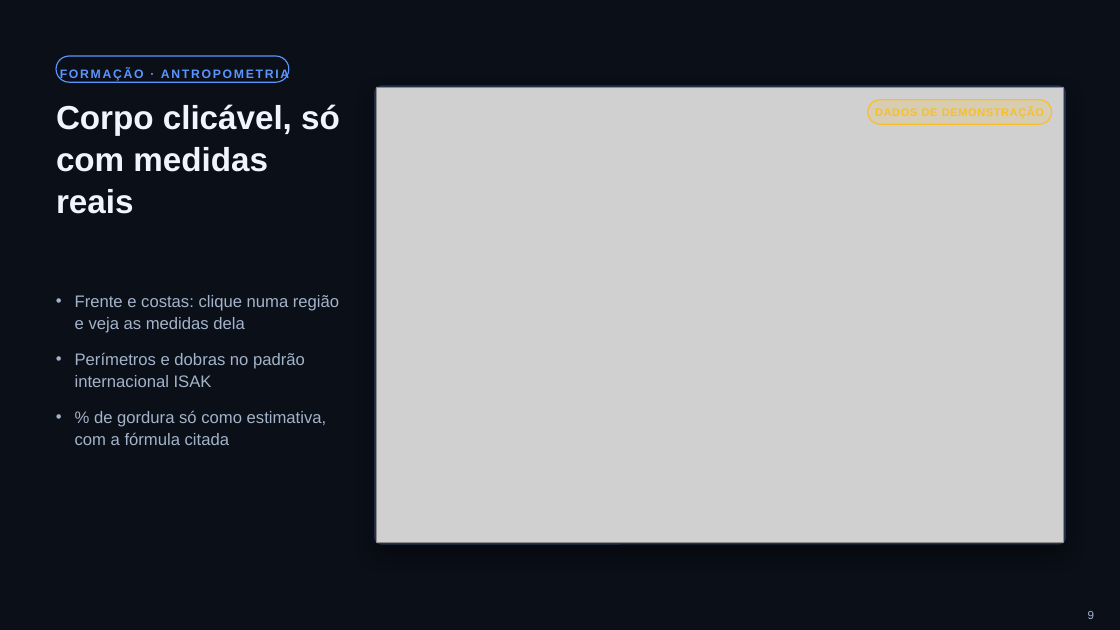
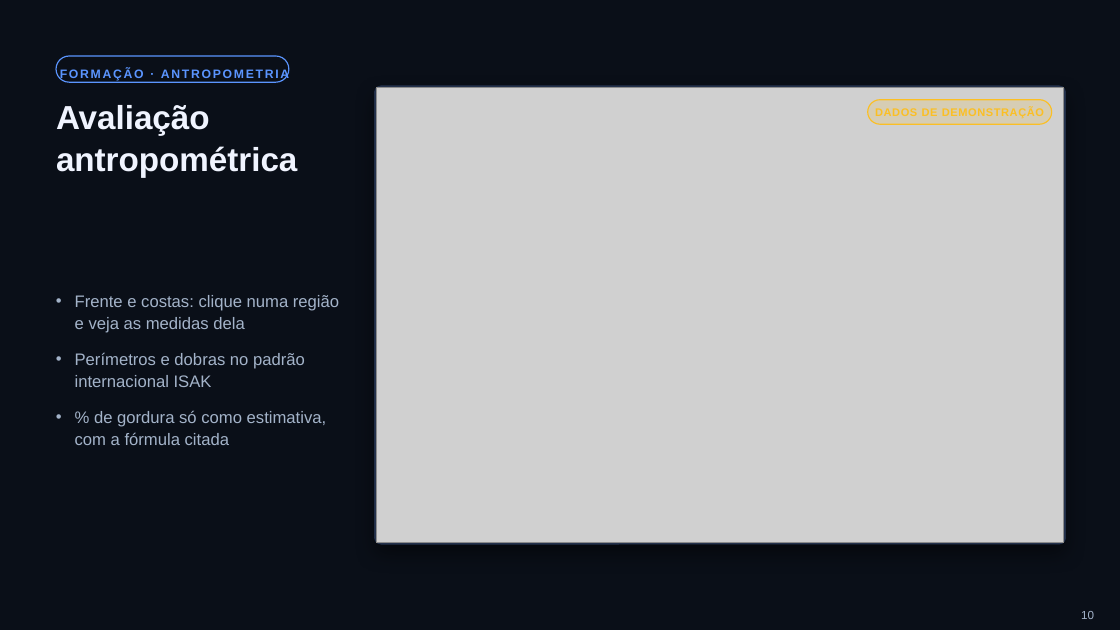
Before and after one commit to cborba733/Capixastat, a slide deck: slide 10 of CapixaStat_Apresentacao.pptx (slide 9 before the commit). Drawn at 1120x630 pixels with LibreOffice and Linux fonts; fonts in the diff are those of the drawing; grey boxes stand for pictures. Boxes give left, top, right and bottom in pixels: in the first picture for what was removed or moved away, otherwise in the second. Text is boxed around its words. In the diff, an @@ line names an element or a change of style, - is before the commit and + after.

```diff
--- a/CapixaStat_Apresentacao.pptx
+++ b/CapixaStat_Apresentacao.pptx
@@ title at <box>56,105,297,178</box>: text changed @@
-Corpo clicável, só com medidas reais
+Avaliação antropométrica
@@ page number at <box>1081,611,1094,619</box>: text changed @@
-9
+10
```
Also in this commit, not shown: 7 other slides changed, 2 slides added, 2 slides removed, 2 other files.
